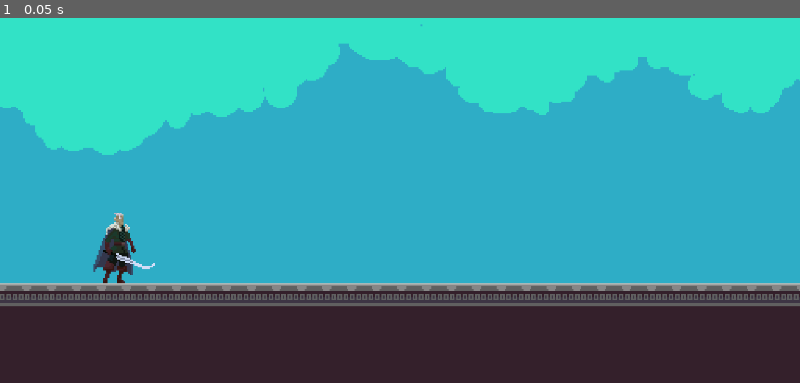
Above: before the commit, frame 1.
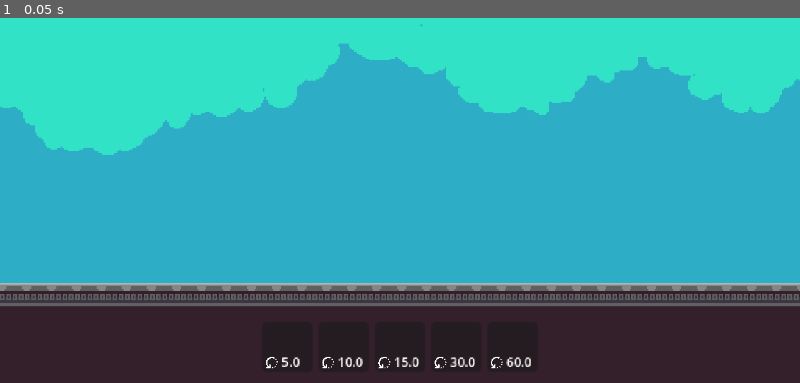
Above: after the commit, the same moment.

Repository: rockgem/finntalisker-dimension-wars
Game: Godot game, scene res://scenes/Main.tscn
Two runs of this game, one before a commit and one after it. Both use one fixed random seed, a clock stepped at 60 frames per second and the inputs below.
Inputs:
- Up to frame 1 (0.05 s): no input

The runs differ from the first frame. In frame 1, 1.0% of the frame differs, in the area x 11-67%, y 53-97%.

Commit message:
dfgdfg

Diff:
--- a/actors/entities/Troop.gd
+++ b/actors/entities/Troop.gd
@@ -1,8 +1,25 @@
 extends Node2D
+class_name Troop
+
+enum STATE{
+	WALKING,
+	ATTACKING
+}
 
 
 var is_player = true
 
+var target_ref = null
+var state: STATE = STATE.WALKING
+
 
 func _ready() -> void:
 	pass
+
+
+func _physics_process(delta: float) -> void:
+	pass
+
+
+func get_closest():
+	pass
--- a/actors/entities/Troop.tscn
+++ b/actors/entities/Troop.tscn
@@ -3,9 +3,11 @@
 [ext_resource type="Script" uid="uid://bpi5dhp5lj0g1" path="res://actors/entities/Troop.gd" id="1_cp0u3"]
 [ext_resource type="Texture2D" uid="uid://cfsccjhbjh616" path="res://art/fantasy/entities/Fantasy Warrior/Sprites/Idle.png" id="2_pe61s"]
 
-[node name="Troop" type="Node2D"]
+[node name="Troop" type="Node2D" groups=["Troop"]]
 script = ExtResource("1_cp0u3")
 
 [node name="Sprite2D" type="Sprite2D" parent="."]
 texture = ExtResource("2_pe61s")
 hframes = 10
+
+[node name="AnimatedSprite2D" type="AnimatedSprite2D" parent="."]
--- /dev/null
+++ b/actors/ui/TroopDisplay.gd
@@ -0,0 +1,14 @@
+extends Panel
+
+
+var data = {}
+
+
+func _ready() -> void:
+	if data.is_empty() == false:
+		$Cooldown.text = '%0.01f' % data['cooldown']
+
+
+func _on_gui_input(event: InputEvent) -> void:
+	if event is InputEventScreenTouch and !event.pressed:
+		ManagerGame.troop_clicked.emit(self)
--- /dev/null
+++ b/actors/ui/TroopDisplay.tscn
@@ -0,0 +1,40 @@
+[gd_scene load_steps=3 format=3 uid="uid://ce0k681xxu2oe"]
+
+[ext_resource type="Script" uid="uid://br1ebmy3hc2bd" path="res://actors/ui/TroopDisplay.gd" id="1_ujdwg"]
+[ext_resource type="Texture2D" uid="uid://bqva2evexgyjs" path="res://art/ui/rotate-2.png" id="2_xm7hm"]
+
+[node name="TroopDisplay" type="Panel"]
+custom_minimum_size = Vector2(32, 32)
+size_flags_vertical = 4
+script = ExtResource("1_ujdwg")
+
+[node name="Sprite2D" type="Sprite2D" parent="."]
+position = Vector2(16, 17)
+
+[node name="Cooldown" type="Label" parent="."]
+layout_mode = 1
+anchors_preset = 2
+anchor_top = 1.0
+anchor_bottom = 1.0
+offset_left = 12.0
+offset_top = -12.0
+offset_right = 39.0
+grow_vertical = 0
+theme_override_font_sizes/font_size = 8
+text = "250"
+
+[node name="TextureRect" type="TextureRect" parent="Cooldown"]
+layout_mode = 1
+anchors_preset = 4
+anchor_top = 0.5
+anchor_bottom = 0.5
+offset_left = -11.0
+offset_top = -5.0
+offset_right = -1.0
+offset_bottom = 5.0
+grow_vertical = 2
+texture = ExtResource("2_xm7hm")
+expand_mode = 1
+stretch_mode = 5
+
+[connection signal="gui_input" from="." to="." method="_on_gui_input"]
--- /dev/null
+++ b/globals/ManagerGame.gd
@@ -0,0 +1,23 @@
+extends Node
+
+
+signal troop_clicked(ref)
+
+
+var areas_monsters = {
+	"fantasy": ['peasant', 'warrior', 'hunter', 'swordsman', 'amazon']
+}
+
+var all_entities_data = {}
+
+
+func _ready() -> void:
+	all_entities_data = get_data("res://reso/data/troops_data.json")
+
+
+func get_data(path):
+	var f = FileAccess.open(path, FileAccess.READ)
+	var j = JSON.new()
+	j.parse(f.get_as_text())
+
+	return j.data
--- /dev/null
+++ b/globals/ManagerGame.tscn
@@ -0,0 +1,6 @@
+[gd_scene load_steps=2 format=3 uid="uid://bgk7arfrnmo1q"]
+
+[ext_resource type="Script" uid="uid://5aeyqxc3cq1t" path="res://globals/ManagerGame.gd" id="1_c45a4"]
+
+[node name="ManagerGame" type="Node"]
+script = ExtResource("1_c45a4")
--- a/project.godot
+++ b/project.godot
@@ -15,6 +15,10 @@
 config/features=PackedStringArray("4.4", "Mobile")
 config/icon="res://icon.svg"
 
+[autoload]
+
+ManagerGame="*res://globals/ManagerGame.tscn"
+
 [display]
 
 window/size/viewport_width=512
@@ -28,6 +32,10 @@
 naming/scene_name_casing=1
 naming/script_name_casing=1
 
+[global_group]
+
+Troop=""
+
 [rendering]
 
 textures/canvas_textures/default_texture_filter=0
--- /dev/null
+++ b/reso/data/troops_data.json
@@ -0,0 +1,42 @@
+{
+	"peasant": {
+		"hp": 25,
+		"attack": 10,
+		"move_speed": 80.0,
+		"attack_speed": 1.5,
+		"cost": 5.0,
+		"cooldown": 5.0
+	},
+	"warrior": {
+		"hp": 25,
+		"attack": 10,
+		"move_speed": 80.0,
+		"attack_speed": 1.5,
+		"cost": 25.0,
+		"cooldown": 10.0
+	},
+	"hunter": {
+		"hp": 25,
+		"attack": 10,
+		"move_speed": 80.0,
+		"attack_speed": 1.5,
+		"cost": 10.0,
+		"cooldown": 15.0
+	},
+	"swordsman": {
+		"hp": 25,
+		"attack": 10,
+		"move_speed": 80.0,
+		"attack_speed": 1.5,
+		"cost": 15.0,
+		"cooldown": 30.0
+	},
+	"amazon": {
+		"hp": 25,
+		"attack": 10,
+		"move_speed": 80.0,
+		"attack_speed": 1.5,
+		"cost": 50.0,
+		"cooldown": 60.0
+	}
+}
--- a/scenes/Main.gd
+++ b/scenes/Main.gd
@@ -6,3 +6,22 @@
 	'fantasy',
 	'zombie',
 ]
+
+var world_id = 'fantasy'
+var troops = []
+
+var money = 100
+
+
+
+func _ready() -> void:
+	load_valid_troops()
+
+
+func load_valid_troops():
+	var data = {}
+
+	for troop in ManagerGame.areas_monsters[world_id]:
+		data[troop] = ManagerGame.all_entities_data[troop]
+
+	$UI.load_troops_display(data)
--- a/scenes/Main.tscn
+++ b/scenes/Main.tscn
@@ -1,9 +1,10 @@
-[gd_scene load_steps=7 format=4 uid="uid://d6bdm2tr3ba2"]
+[gd_scene load_steps=8 format=4 uid="uid://d6bdm2tr3ba2"]
 
 [ext_resource type="Script" uid="uid://cf3w4tlsink2p" path="res://scenes/Main.gd" id="1_elqb8"]
 [ext_resource type="Texture2D" uid="uid://iswwx5wo6sn3" path="res://art/fantasy/world/Legacy Adventure Pack - RUINS/Assets/Background_1.png" id="2_rvslj"]
 [ext_resource type="Texture2D" uid="uid://8qub13c2i4g2" path="res://art/fantasy/world/Legacy Adventure Pack - RUINS/Assets/Assets.png" id="3_0bbpv"]
-[ext_resource type="PackedScene" uid="uid://cfekdw4svnx3d" path="res://actors/entities/Troop.tscn" id="4_rarhs"]
+[ext_resource type="PackedScene" uid="uid://ce0k681xxu2oe" path="res://actors/ui/TroopDisplay.tscn" id="3_rarhs"]
+[ext_resource type="Script" uid="uid://ds1qcu5hqwtdk" path="res://scenes/Ui.gd" id="3_vcsgt"]
 
 [sub_resource type="TileSetAtlasSource" id="TileSetAtlasSource_rarhs"]
 texture = ExtResource("3_0bbpv")
@@ -140,9 +141,39 @@
 expand_mode = 1
 stretch_mode = 5
 
+[node name="UI" type="CanvasLayer" parent="."]
+layer = 101
+script = ExtResource("3_vcsgt")
+
+[node name="TroopDisplayBox" type="HBoxContainer" parent="UI"]
+anchors_preset = 7
+anchor_left = 0.5
+anchor_top = 1.0
+anchor_right = 0.5
+anchor_bottom = 1.0
+offset_left = -186.0
+offset_top = -39.0
+offset_right = 186.0
+offset_bottom = -6.0
+grow_horizontal = 2
+grow_vertical = 0
+alignment = 1
+
+[node name="TroopDisplay" parent="UI/TroopDisplayBox" instance=ExtResource("3_rarhs")]
+layout_mode = 2
+
+[node name="TroopDisplay2" parent="UI/TroopDisplayBox" instance=ExtResource("3_rarhs")]
+layout_mode = 2
+
+[node name="TroopDisplay3" parent="UI/TroopDisplayBox" instance=ExtResource("3_rarhs")]
+layout_mode = 2
+
+[node name="TroopDisplay4" parent="UI/TroopDisplayBox" instance=ExtResource("3_rarhs")]
+layout_mode = 2
+
+[node name="TroopDisplay5" parent="UI/TroopDisplayBox" instance=ExtResource("3_rarhs")]
+layout_mode = 2
+
 [node name="Ground" type="TileMapLayer" parent="."]
 tile_map_data = PackedByteArray("AAD//w4AAAABAAQAAAAAAA4AAAABAAQAAAABAA4AAAABAAQAAAACAA4AAAABAAQAAAADAA4AAAABAAQAAAAEAA …(2640 unchanged characters)…
 tile_set = SubResource("TileSet_vcsgt")
-
-[node name="Troop" parent="." instance=ExtResource("4_rarhs")]
-position = Vector2(75, 204)
--- /dev/null
+++ b/scenes/Ui.gd
@@ -0,0 +1,12 @@
+extends CanvasLayer
+
+
+func load_troops_display(troops_data: Dictionary):
+	for child in $TroopDisplayBox.get_children():
+		child.queue_free()
+
+	for troop in troops_data:
+		var i = load('res://actors/ui/TroopDisplay.tscn').instantiate()
+		i.data = troops_data[troop]
+
+		$TroopDisplayBox.add_child(i)
Not shown, added: actors/ui/TroopDisplay.gd.uid
Binary file added: art/ui/rotate-2.png
Not shown, added: art/ui/rotate-2.png.import
Not shown, added: globals/ManagerGame.gd.uid
Not shown, added: scenes/Ui.gd.uid
